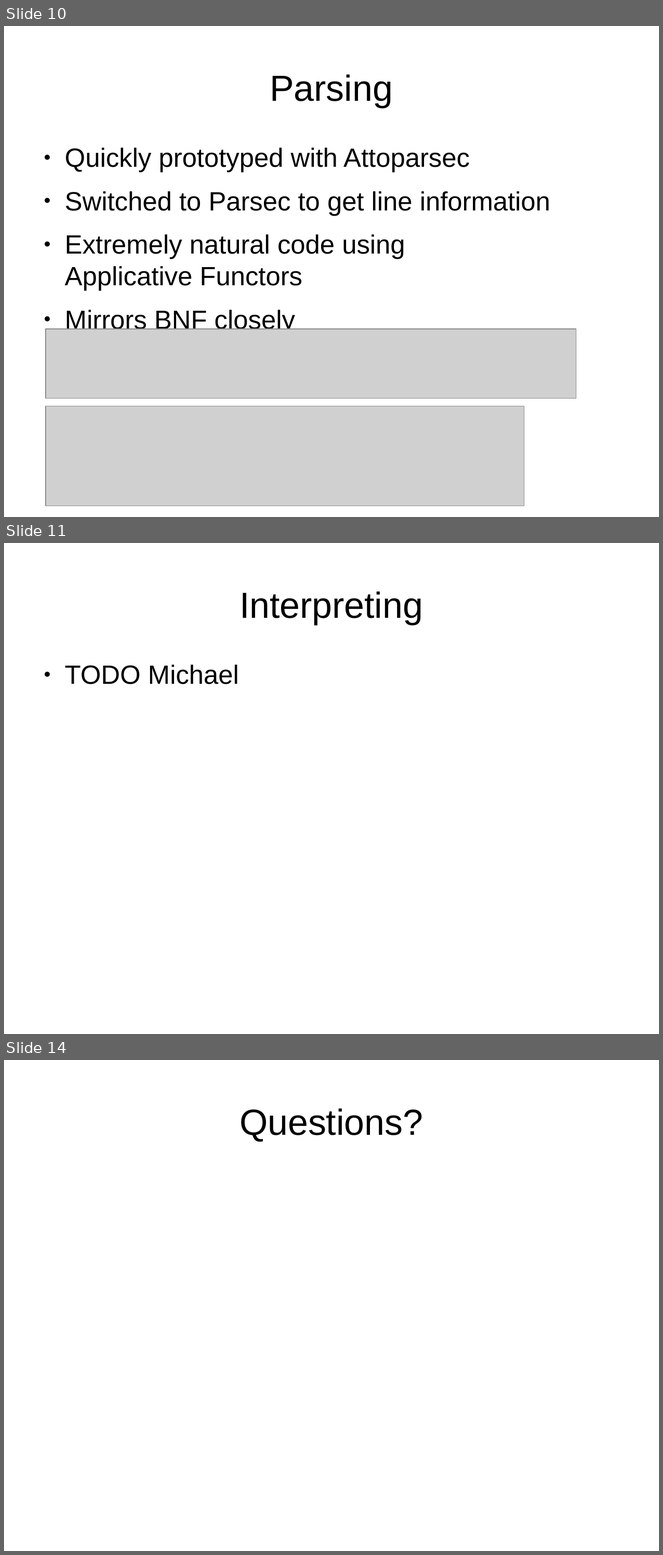
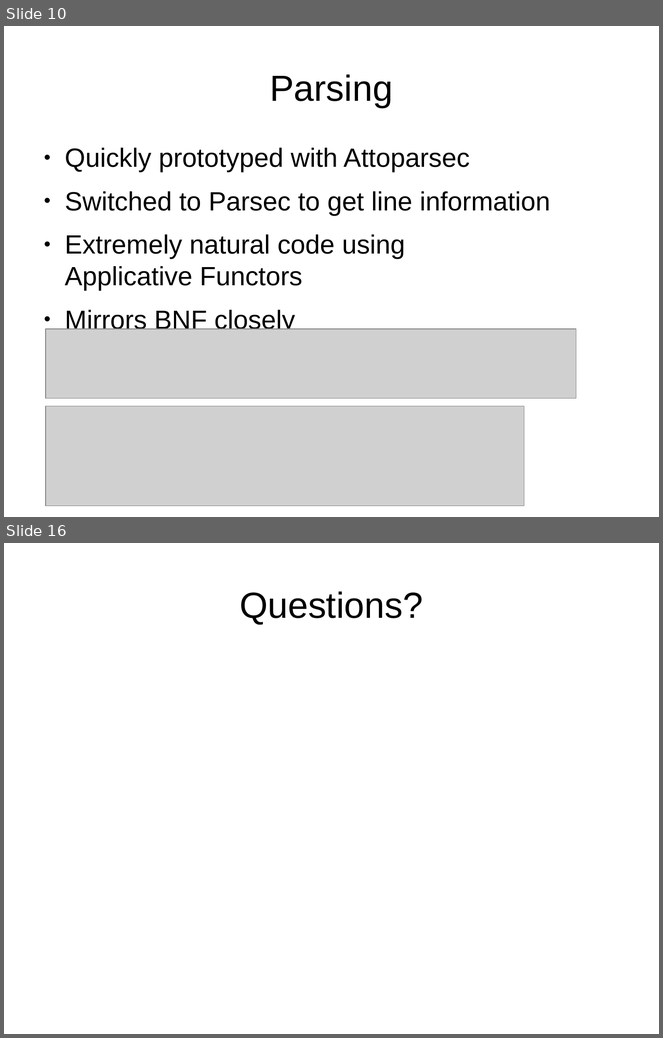
Before and after one commit to dcsommer/CS240H-Final-Project, a slide deck: demo.odp. Shown one above the other, each under a label of ours: slides 10, 11 and 14 before the commit, slides 10 and 16 after it; the slides between them are not shown. The pictures are 663x1555 and 663x1038 pixels, drawn with LibreOffice and Linux fonts; fonts in the diff are those of the drawing; grey boxes stand for pictures. Boxes give left, top, right and bottom in pixels: in the first picture for what was removed or moved away, otherwise in the second. Text is boxed around its words. In the diff, an @@ line names an element or a change of style, - is before the commit and + after.

```diff
--- a/demo.odp
+++ b/demo.odp
@@ slide 11 removed at (4, 543, 659, 1034), background #FFFFFF @@
@@ title removed at (240, 591, 423, 625) @@
-Interpreting
@@ text removed at (65, 665, 239, 684) @@
-● TODO Michael
@@ what was slide 14 is now slide 16 @@
```
Also in this commit, not shown: 2 slides changed, 4 slides added, 1 other slide removed.
